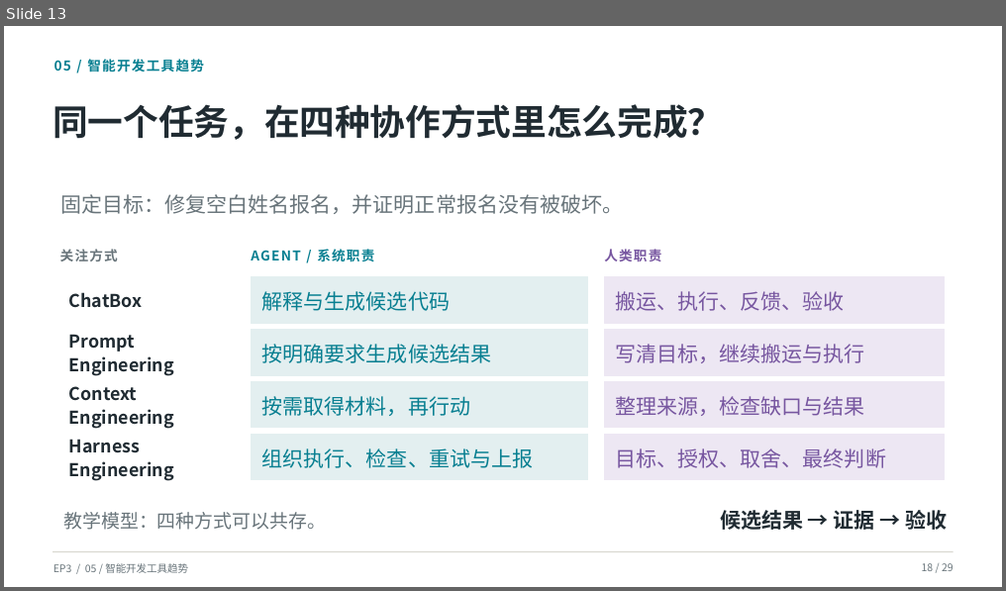
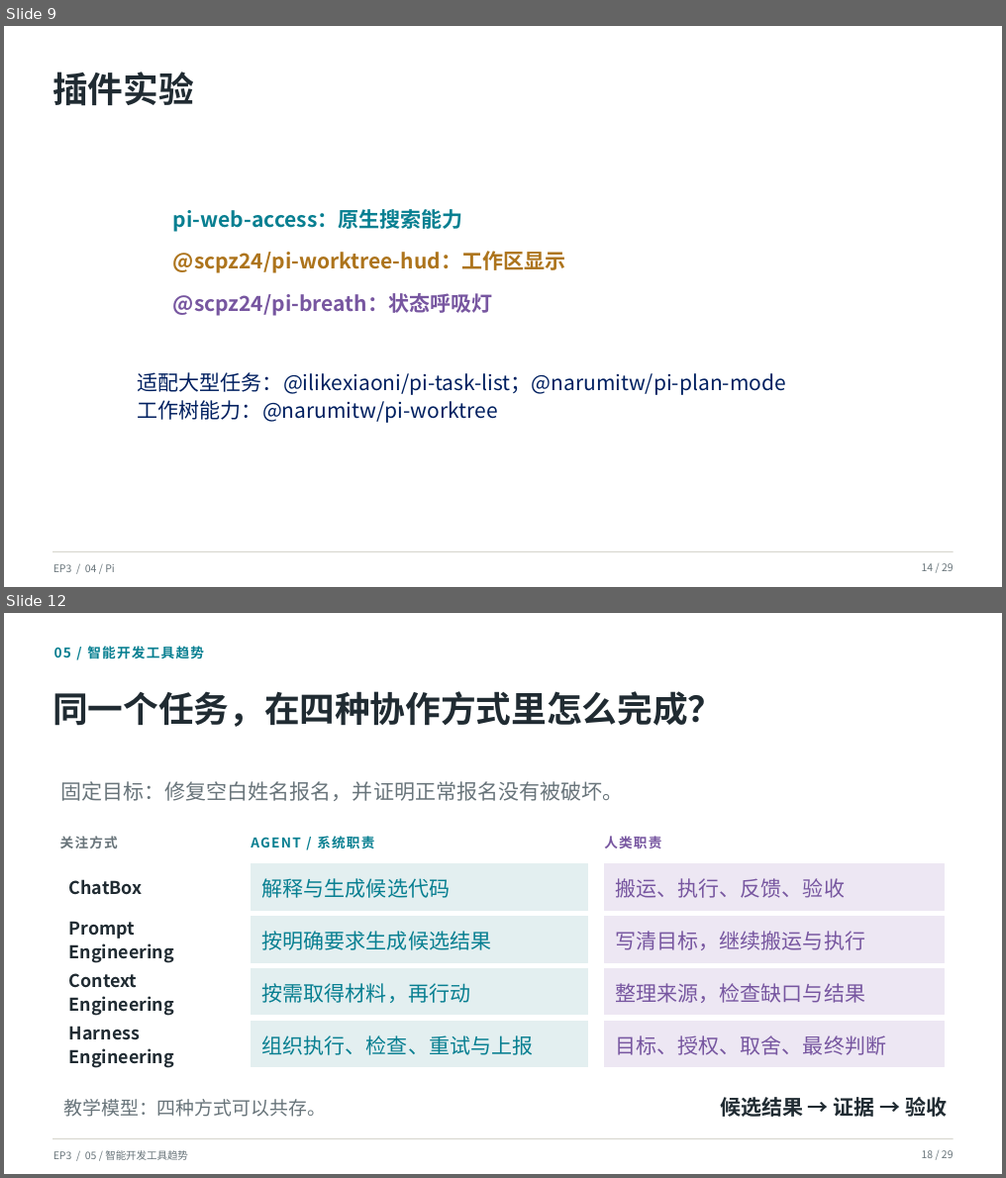
Before and after one commit to SCPZ24/AgentFlow-Salon, a slide deck: PPTs/EP3/Meeting03.pptx. Shown one above the other, each under a label of ours: slide 13 before the commit, slides 9 and 12 after it; the slides between them are not shown. The pictures are 1006x591 and 1006x1178 pixels, drawn with LibreOffice and Linux fonts; fonts in the diff are those of the drawing; background and template pictures are left out. Boxes give left, top, right and bottom in pixels: in the first picture for what was removed or moved away, otherwise in the second. Text is boxed around its words. In the diff, an @@ line names an element or a change of style, - is before the commit and + after.

```diff
--- a/PPTs/EP3/Meeting03.pptx
+++ b/PPTs/EP3/Meeting03.pptx
@@ slide 9 added at [4,26,1002,587], background picture (left out) @@
@@ text added at [53,72,194,106], 34 pt, text #202B32, bold @@
+插件实验
@@ text added at [173,209,463,232], 20 pt, text #087F91, bold @@
+pi-web-access：原生搜索能力
@@ text added at [173,251,566,274], 20 pt, text #AD741C, bold @@
+@scpz24/pi-worktree-hud：工作区显示
@@ text added at [173,293,492,316], 20 pt, text #7756A0, bold @@
+@scpz24/pi-breath：状态呼吸灯
@@ text added at [138,372,786,423], 20 pt, text #002060 @@
+适配大型任务：@ilikexiaoni/pi-task-list；@narumitw/pi-plan-mode
+工作树能力：@narumitw/pi-worktree
@@ line added from (53, 553) to (953, 553), #D9D8D0 1.2 pt @@
@@ text added at [54,565,114,572], 10 pt, text #68747A @@
+EP3 / 04 / Pi
@@ text added at [922,564,953,571], 10 pt, text #68747A @@
+14 / 29
@@ what was slide 13 is now slide 12 @@
```
Also in this commit, not shown: 11 slides changed, 2 other slides added, 7 slides removed, 8 other files.
